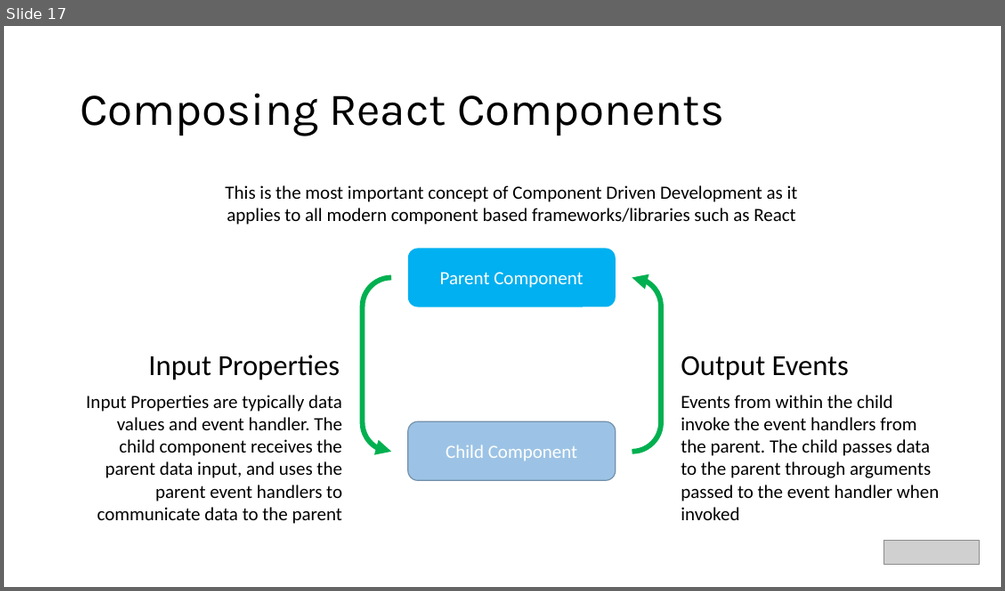
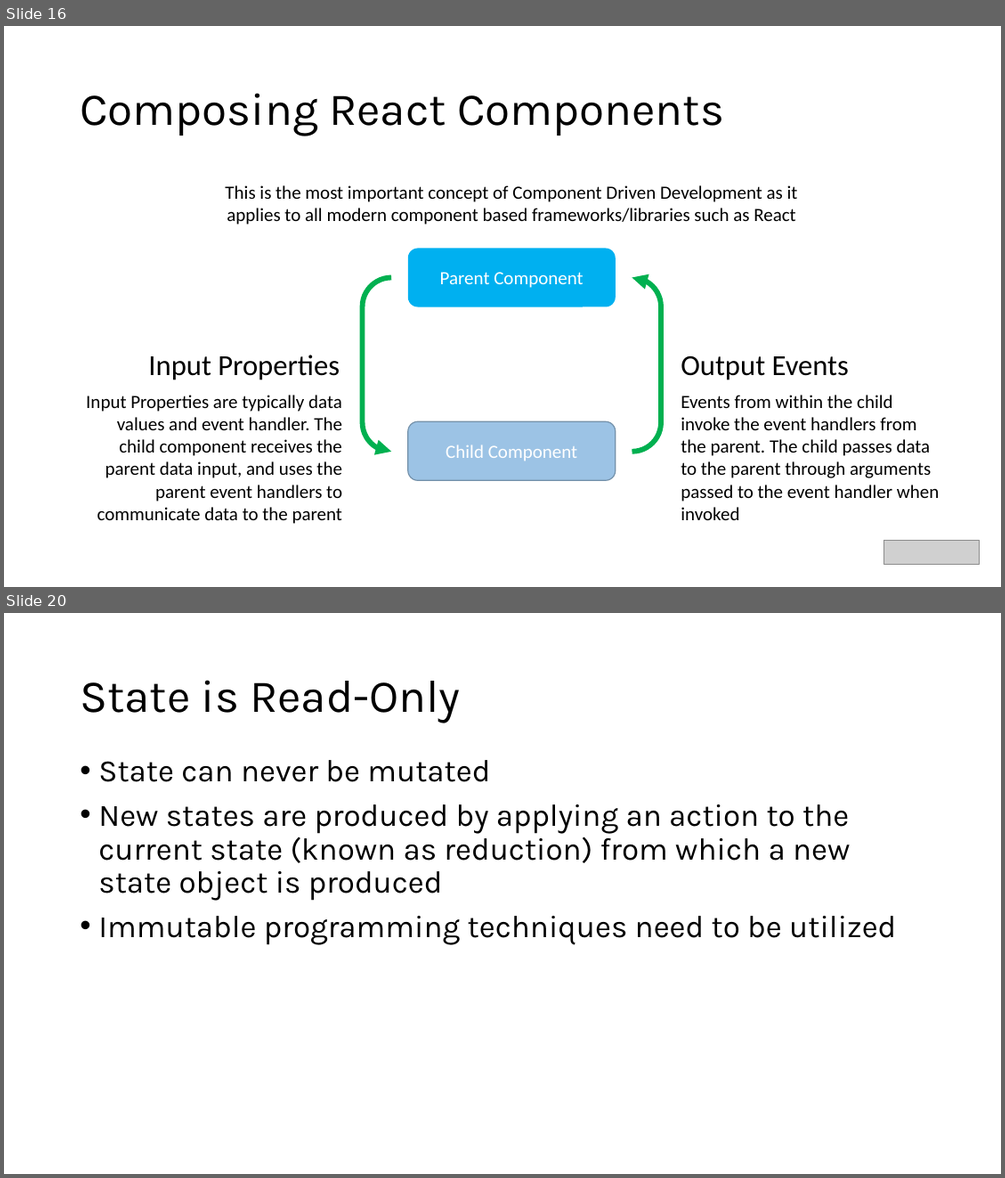
Before and after one commit to warpyu/TechnicalCommunityContent, a slide deck: Web Frameworks/React/Session 1 - Introduction and Slides/Introduction to React.pptx. Shown one above the other, each under a label of ours: slide 17 before the commit, slides 16 and 20 after it; the slides between them are not shown. The pictures are 1005x591 and 1005x1178 pixels, drawn with LibreOffice and Linux fonts; fonts in the diff are those of the drawing; grey boxes stand for pictures. Boxes give left, top, right and bottom in pixels: in the first picture for what was removed or moved away, otherwise in the second. Text is boxed around its words. In the diff, an @@ line names an element or a change of style, - is before the commit and + after.

```diff
--- a/Web Frameworks/React/Session 1 - Introduction and Slides/Introduction to React.pptx
+++ b/Web Frameworks/React/Session 1 - Introduction and Slides/Introduction to React.pptx
@@ slide 20 added at (4,613,1001,1174), background #FFFFFF @@
@@ title added at (80,680,461,722), 44 pt, text #000000 @@
+State is Read-Only
@@ text added at (98,760,896,945), 30 pt, text #000000 @@
+• State can never be mutated
+• New states are produced by applying an action to the current state (known as reduction) from which a new state object is produced
+• Immutable programming techniques need to be utilized
@@ what was slide 17 is now slide 16 @@
```
Also in this commit, not shown: 2 slides changed, 15 other slides added, 2 slides removed.
